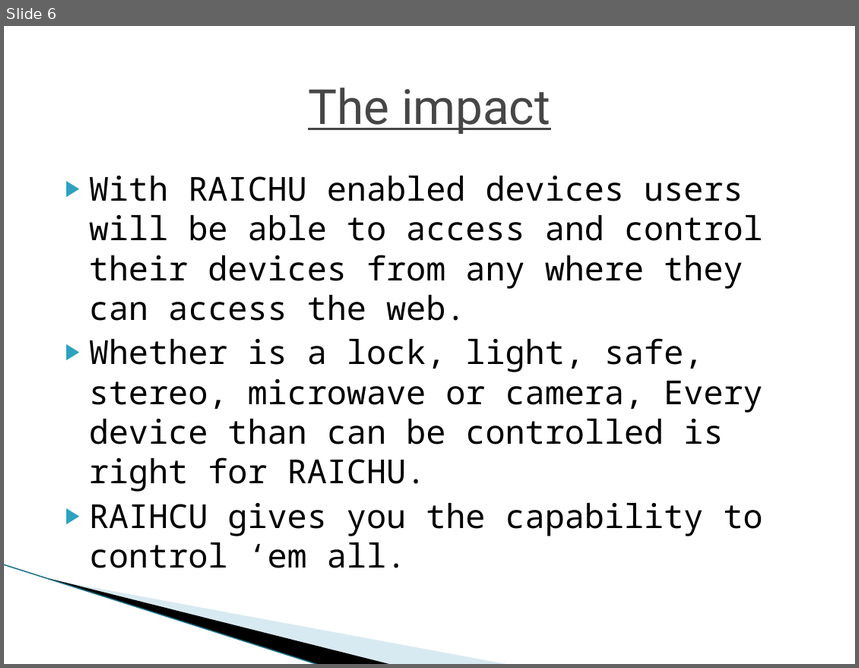
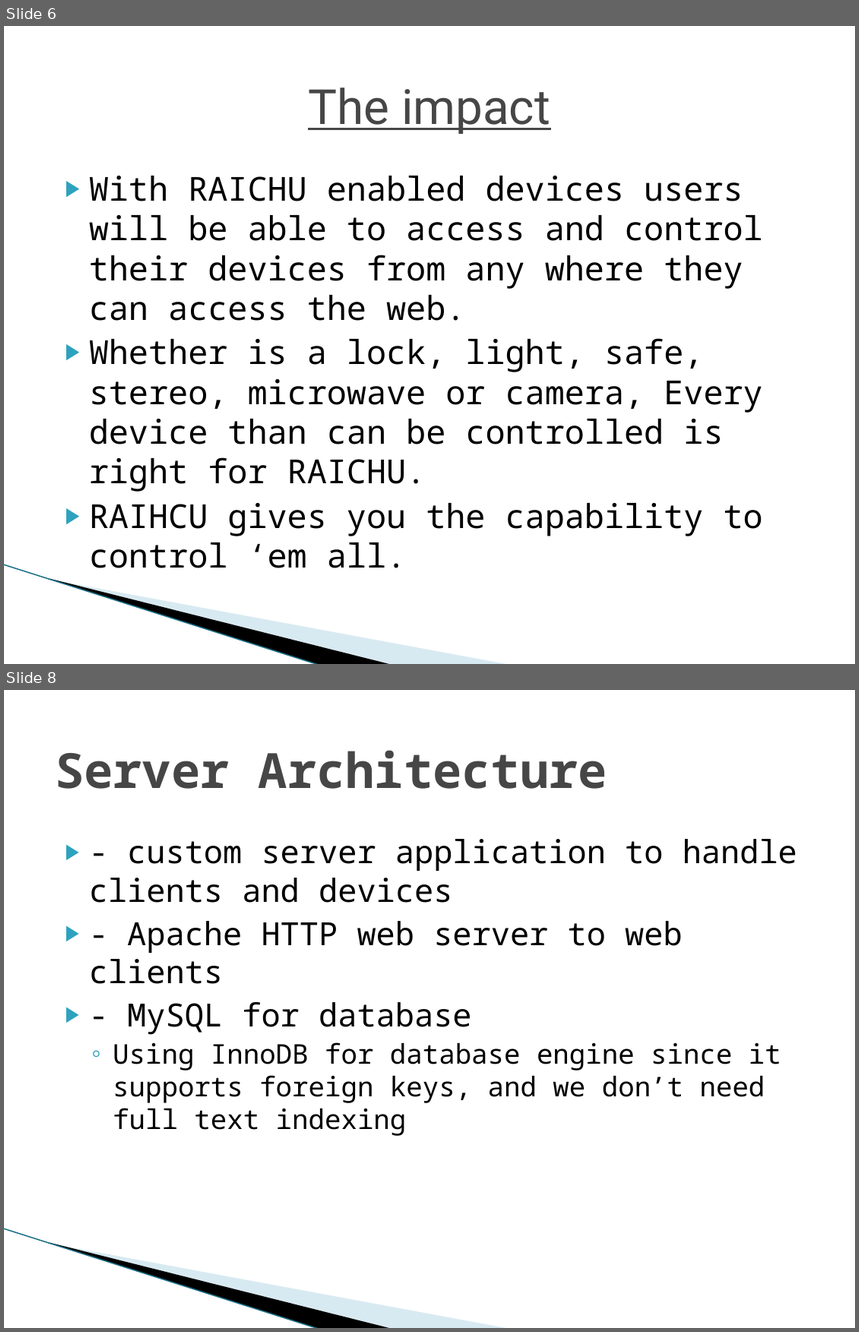
Before and after one commit to nomastmas/raichu, a slide deck: docs/final_presentation_tmas.pptx. Shown one above the other, each under a label of ours: slide 6 before the commit, slides 6 and 8 after it; the slides between them are not shown. The pictures are 859x668 and 859x1332 pixels, drawn with LibreOffice and Linux fonts; fonts in the diff are those of the drawing; background and template pictures are left out. Boxes give left, top, right and bottom in pixels: in the first picture for what was removed or moved away, otherwise in the second. Text is boxed around its words. In the diff, an @@ line names an element or a change of style, - is before the commit and + after.

Commit message:
add slides on server architecture

```diff
--- a/docs/final_presentation_tmas.pptx
+++ b/docs/final_presentation_tmas.pptx
@@ slide 8 added at [4, 690, 855, 1328], background #FFFFFF; not listed: 3 template elements that a slide beside it also shows @@
@@ title added at [55, 750, 607, 789], 41 pt, text #464646, bold @@
+Server Architecture
@@ text added at [89, 839, 797, 1136], 27 pt, text #000000 @@
+▶ - custom server application to handle clients and devices
+▶ - Apache HTTP web server to web clients
+▶ - MySQL for database
+  ◦ Using InnoDB for database engine since it supports foreign keys, and we don’t need full text indexing
```
Also in this commit, not shown: 3 other slides added.
